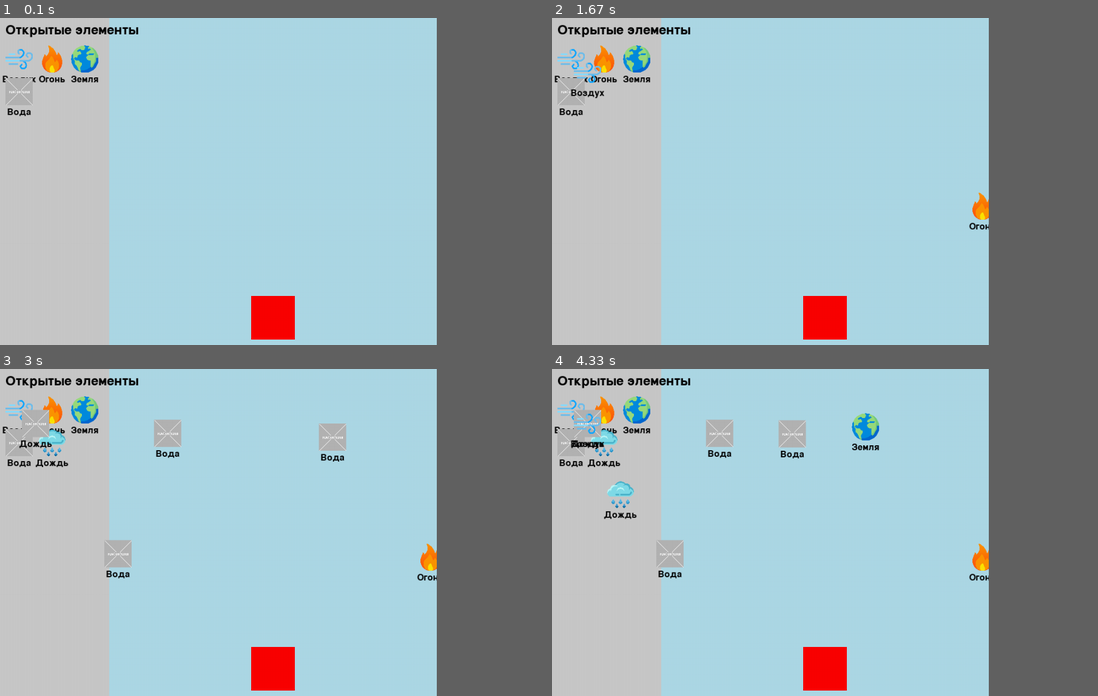
Above: before the commit, frames 1-4 (two rows, left to right).
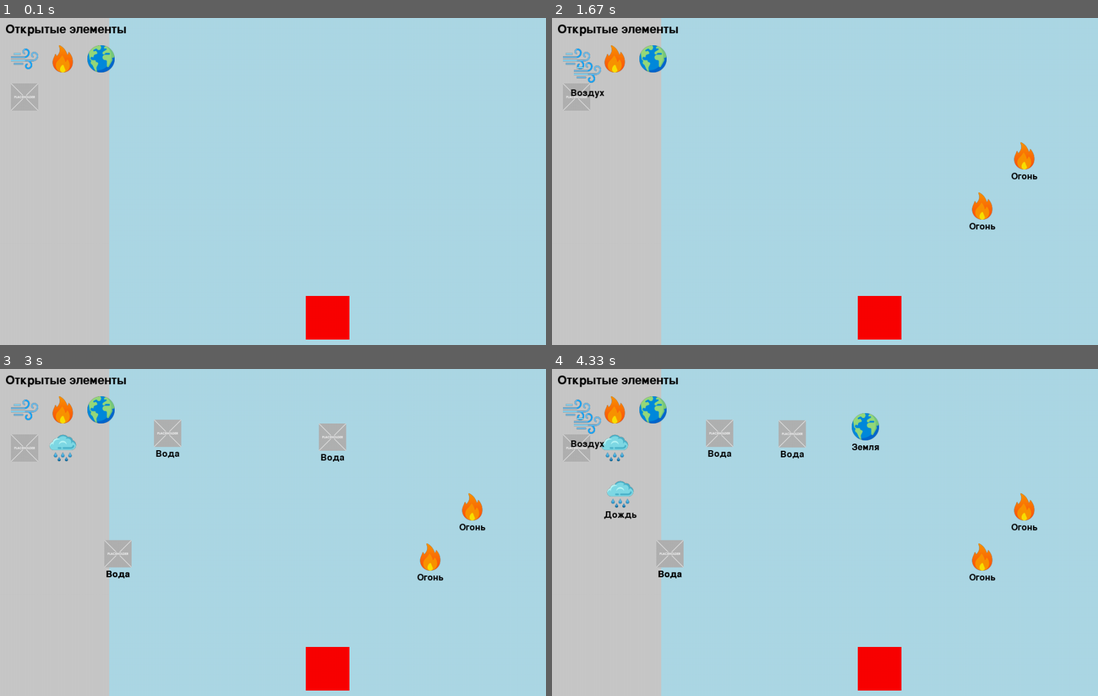
Above: after the commit, the same moments.

Repository: Misha-Mayskiy/pygame-alchemistry
Game: pygame game, started from main.py
Two runs of this game, one before a commit and one after it. Both use one fixed random seed, a clock stepped at 60 frames per second and the inputs below.
Inputs (mouse positions are in pixels of both pictures, inside the frame that each line leads up to):
- Up to frame 1 (0.1 s): no input
- Up to frame 2 (1.67 s): click (573, 57) at 0.38 s; press the mouse at (606, 57) at 0.7 s; move the mouse to (792, 132) at 0.8 s; release the mouse at (983, 204) at 0.93 s; press the mouse at (606, 57) at 1.03 s; move the mouse to (748, 109) at 1.13 s; release the mouse at (890, 158) at 1.27 s; press the mouse at (890, 158) at 1.37 s; move the mouse to (956, 155) at 1.47 s; release the mouse at (1021, 155) at 1.6 s
- Up to frame 3 (3 s): press the mouse at (21, 444) at 1.7 s; move the mouse to (92, 437) at 1.8 s; release the mouse at (169, 434) at 1.93 s; press the mouse at (21, 444) at 2.03 s; move the mouse to (174, 440) at 2.13 s; release the mouse at (333, 437) at 2.27 s; press the mouse at (21, 444) at 2.37 s; move the mouse to (54, 444) at 2.47 s; release the mouse at (81, 444) at 2.6 s; press the mouse at (21, 444) at 2.7 s; move the mouse to (70, 499) at 2.8 s; release the mouse at (120, 552) at 2.93 s
- Up to frame 4 (4.33 s): press the mouse at (885, 437) at 3.03 s; move the mouse to (835, 434) at 3.13 s; release the mouse at (792, 434) at 3.27 s; click (606, 480) at 3.38 s; click (573, 408) at 3.72 s; press the mouse at (639, 408) at 4.03 s; move the mouse to (754, 418) at 4.13 s; release the mouse at (863, 427) at 4.27 s
The window is 720x540 before the commit and 900x540 after it. Grey fills any space a smaller window leaves; there, only what the larger window draws over its background counts as a difference.

The runs differ from the first frame. In frame 1, 3.9% of the frame differs, in the area x 0-64%, y 1-99%; in frame 2, 4.3%; in frame 3, 4.6%; in frame 4, 4.8%, in the area x 0-89%, y 1-99%.

Commit message:
Stable v1.1

Diff:
--- a/main.py
+++ b/main.py
@@ -7,21 +7,21 @@
 pygame.init()
 
 # Screen dimensions
-WIDTH, HEIGHT = 800, 600
+WIDTH, HEIGHT = 1000, 600
 screen = pygame.display.set_mode((WIDTH, HEIGHT))
 pygame.display.set_caption("Игра Алхимия")
 
 # Colors
 WHITE = (255, 255, 255)
 GRAY = (200, 200, 200)
-DARK_GRAY = (250, 0, 0)
+RED = (250, 0, 0)
 LIGHT_BLUE = (173, 216, 230)
 BLACK = (0, 0, 0)
 TRANSPARENT = (0, 0, 0, 0)
 
 # Fonts
 font = pygame.font.SysFont(None, 24)
-large_font = pygame.font.SysFont(None, 36)
+large_font = pygame.font.SysFont(None, 32)
 
 # Load elements and combinations from JSON
 with open("data/elements.json", "r", encoding="utf-8") as file:
@@ -31,16 +31,18 @@
 elements = data["elements"]
 combinations = data["combinations"]
 
+ELEMENT_SIZE = 50
+
 # Load placeholder icon
-ELEMENT_SIZE = 50
 placeholder_path = os.path.join("images", "placeholder.png")
 if os.path.exists(placeholder_path):
-    placeholder_icon = pygame.image.load(placeholder_path)
-    placeholder_icon = pygame.transform.scale(placeholder_icon, (ELEMENT_SIZE, ELEMENT_SIZE))
+    placeholder_icon = pygame.image.load(placeholder_path).convert_alpha()
+    placeholder_icon = pygame.transform.smoothscale(placeholder_icon, (ELEMENT_SIZE, ELEMENT_SIZE))
 else:
     raise FileNotFoundError("Placeholder image 'placeholder.png' not found in 'images' folder!")
 
 # Отступы и размеры для левой панели
+ROW_GAP = 20
 PANEL_PADDING = 10
 ELEMENT_PADDING = 15
 ELEMENT_COLUMNS = 3  # Количество столбцов
@@ -53,7 +55,7 @@
         image_path = os.path.join("images", el["image"])
         if os.path.exists(image_path):
             image = pygame.image.load(image_path)
-            image = pygame.transform.scale(image, (ELEMENT_SIZE, ELEMENT_SIZE))
+            image = pygame.transform.smoothscale(image, (ELEMENT_SIZE, ELEMENT_SIZE))
         else:
             raise FileNotFoundError
     except FileNotFoundError:
@@ -82,6 +84,15 @@
 animations = []  # Holds animations like removal or combination
 
 
+def get_element_position(index, cols=3, spacing=20, x_start=20, y_start=50):
+    """Рассчитывает позицию элемента в сетке."""
+    row = index // cols
+    col = index % cols
+    x = x_start + col * (ELEMENT_SIZE + spacing)
+    y = y_start + row * (ELEMENT_SIZE + spacing)
+    return x, y
+
+
 def combine_elements(el1, el2):
     """Обработка комбинации двух элементов."""
     combo_key = f"{el1['name']}+{el2['name']}"
@@ -93,12 +104,31 @@
             unlocked_elements.append(new_name)
             print(f"Новый элемент открыт: {new_name}")
 
+        # Найти данные о новом элементе в JSON
+        new_element_data = next((el for el in elements if el["name"] == new_name), None)
+
+        # Попытка загрузить изображение для нового элемента
+        if new_element_data:
+            try:
+                image_path = os.path.join("images", new_element_data["image"])
+                if os.path.exists(image_path):
+                    new_icon = pygame.image.load(image_path).convert_alpha()
+                    new_icon = pygame.transform.smoothscale(new_icon, (ELEMENT_SIZE, ELEMENT_SIZE))
+                else:
+                    print(f"Image not found for element: {new_name} ({image_path}). Using placeholder.")
+                    raise FileNotFoundError
+            except FileNotFoundError:
+                new_icon = placeholder_icon  # Использовать placeholder, если изображение отсутствует
+        else:
+            new_icon = placeholder_icon  # Использовать placeholder, если данных нет
+
         # Создаем новый элемент на поле
         new_element = {
             "name": new_name,
-            "icon": placeholder_icon,  # По умолчанию - шаблонная иконка
+            "icon": new_icon,  # По умолчанию - шаблонная иконка
             "pos": el1["pos"]
         }
+
         return new_element
     return None
 
@@ -106,11 +136,11 @@
 def render_unlocked_elements():
     """Отображение открытых элементов в панели в виде сетки."""
     cols = 3  # Количество столбцов
-    spacing = 10  # Расстояние между элементами
+    spacing = 20  # Расстояние между элементами
     size = ELEMENT_SIZE  # Размер иконки
 
     # Начальная позиция
-    x_start = 10
+    x_start = 20
     y_start = 50
 
     for i, element_name in enumerate(unlocked_elements):
@@ -124,10 +154,10 @@
         screen.blit(icon, (x, y))
 
         # Подпись под элементом
-        label = font.render(element_name, True, BLACK)
-        label_x = x + size // 2 - label.get_width() // 2
-        label_y = y + size + 5
-        screen.blit(label, (label_x, label_y))
+        # label = font.render(element_name, True, BLACK)
+        # label_x = x + size // 2 - label.get_width() // 2
+        # label_y = y + size + 5
+        # screen.blit(label, (label_x, label_y))
 
 
 def animate_removal(element):
@@ -143,51 +173,57 @@
     })
 
 
-def animate_combination(new_element, pos):
+def animate_combination(new_element, pos, callback):
     """Animate the appearance of a new element (grows and fades in)."""
-    duration = 500
+    duration = 300
     animations.append({
         "type": "combination",
         "start_time": pygame.time.get_ticks(),
         "duration": duration,
         "element": new_element,
         "pos": pos,
+        "callback": callback,
     })
 
 
 def draw_animations():
-    """Handle animations."""
+    """Обрабатывает анимации добавления и удаления элементов."""
     current_time = pygame.time.get_ticks()
     completed_animations = []
 
     for anim in animations:
         elapsed = current_time - anim["start_time"]
-        progress = min(1, elapsed / anim["duration"])
+        progress = min(1, elapsed / anim["duration"])  # Прогресс от 0 до 1
 
         if anim["type"] == "removal":
             element = anim["element"]
-            scale = 1 - progress  # Shrinks over time
-            alpha = int(255 * (1 - progress))
+            scale = 1 - progress  # Сжатие до нуля
+            alpha = int(255 * (1 - progress))  # Прозрачность уменьшается
             icon = element["icon"].copy()
-            icon = pygame.transform.scale(icon, (int(ELEMENT_SIZE * scale), int(ELEMENT_SIZE * scale)))
+            icon = pygame.transform.smoothscale(icon, (int(ELEMENT_SIZE * scale), int(ELEMENT_SIZE * scale)))
             icon.set_alpha(alpha)
             x, y = anim["start_pos"]
             screen.blit(icon, (x + (ELEMENT_SIZE - icon.get_width()) // 2, y + (ELEMENT_SIZE - icon.get_height()) // 2))
+
             if progress == 1:
                 completed_animations.append(anim)
 
         elif anim["type"] == "combination":
             element = anim["element"]
-            scale = progress  # Grows over time
-            alpha = int(255 * progress)
+            scale = progress  # Увеличение от нуля до нормального размера
+            alpha = int(255 * progress)  # Прозрачность увеличивается
             icon = element["icon"].copy()
-            icon = pygame.transform.scale(icon, (int(ELEMENT_SIZE * scale), int(ELEMENT_SIZE * scale)))
+            icon = pygame.transform.smoothscale(icon, (int(ELEMENT_SIZE * scale), int(ELEMENT_SIZE * scale)))
             icon.set_alpha(alpha)
             x, y = anim["pos"]
             screen.blit(icon, (x + (ELEMENT_SIZE - icon.get_width()) // 2, y + (ELEMENT_SIZE - icon.get_height()) // 2))
+
             if progress == 1:
+                if anim.get("callback"):
+                    anim["callback"]()  # Выполнить callback
                 completed_animations.append(anim)
 
+    # Удаление завершённых анимаций
     for anim in completed_animations:
         animations.remove(anim)
 
@@ -239,16 +275,19 @@
                 if rect1.colliderect(rect2):
                     new_element = combine_elements(el1, el2)
                     if new_element:
-                        animate_combination(new_element, el1["pos"])
-                        field_elements.append(new_element)
                         field_elements.remove(el1)
                         field_elements.remove(el2)
+
+                        def add_new_element():
+                            field_elements.append(new_element)
+
+                        animate_combination(new_element, el1["pos"], callback=add_new_element)
                         break
 
     # Рендеринг
     screen.fill(LIGHT_BLUE)
     pygame.draw.rect(screen, GRAY, (0, 0, 200, HEIGHT))  # Левая панель
-    pygame.draw.rect(screen, DARK_GRAY, (trash_x, trash_y, TRASH_CAN_SIZE, TRASH_CAN_SIZE))  # Корзина
+    pygame.draw.rect(screen, RED, (trash_x, trash_y, TRASH_CAN_SIZE, TRASH_CAN_SIZE))  # Корзина
 
     # Заголовок панели
     unlocked_label = large_font.render("Открытые элементы", True, BLACK)
@@ -273,3 +312,5 @@
 
 pygame.quit()
 sys.exit()
+
+# все дело в том что element["pos"] используется даже в анимациях, то есть когда элемент уже где на поле для соединения, соответственно надо всегда хранить позицию, надо как то исправить эту часть кода
